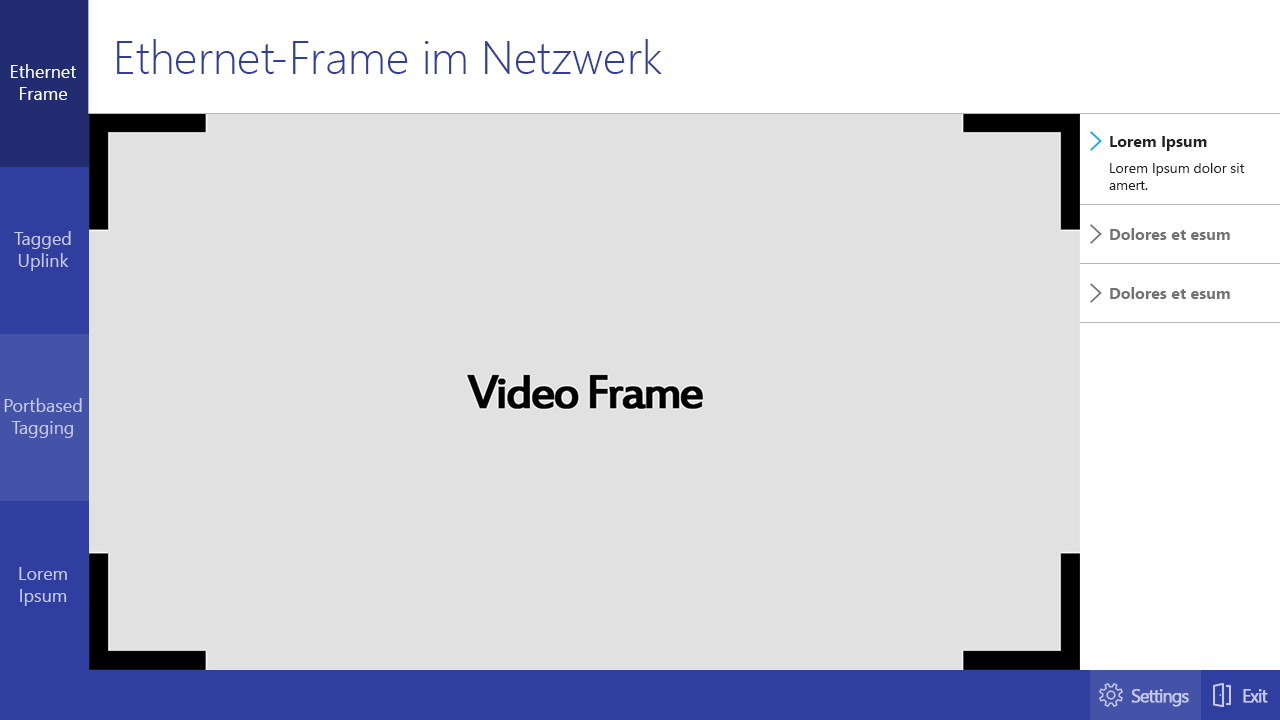
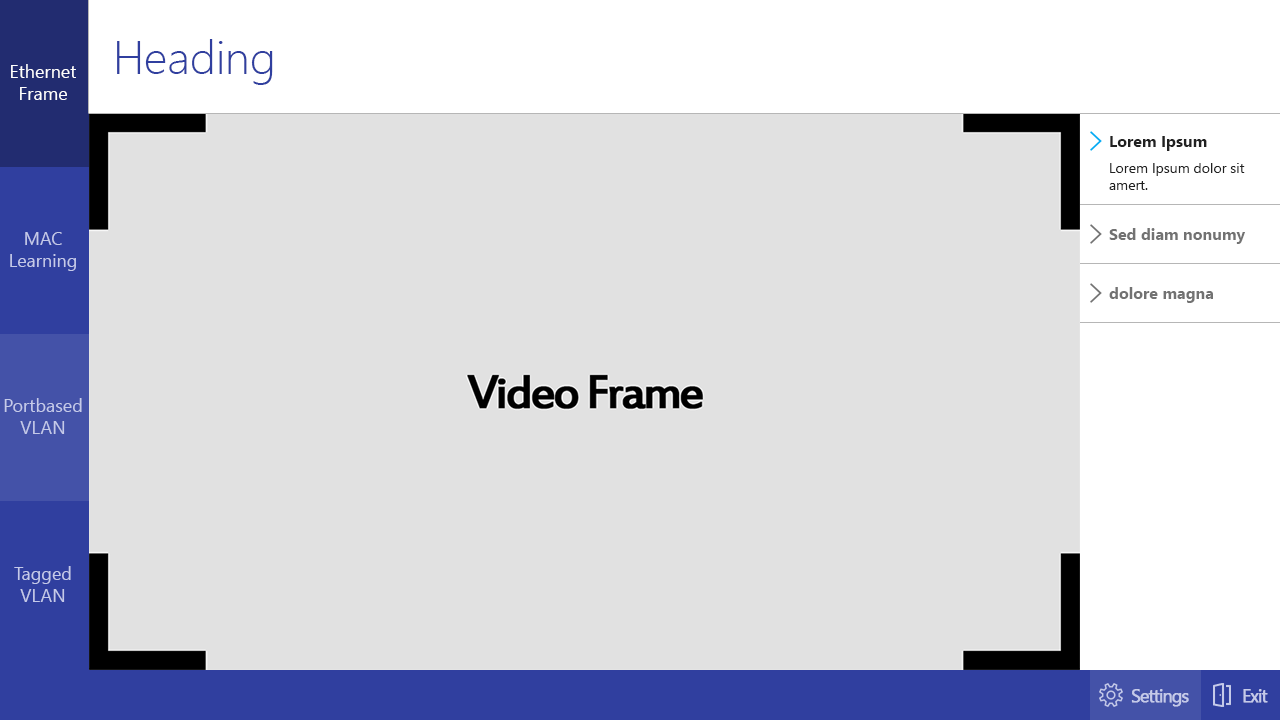
Before/after of a 1280 × 720 layered artwork. What changed in the layer stack:
renamed "Ethernet-Frame im Netzwerk" to "Heading", painted on it over 119, 39, 662, 85
renamed "Tagged Uplink" to "MAC Learning", painted on it over 10, 231, 76, 271
renamed "Portbased Tagging" to "Portbased VLAN", painted on it over 11, 421, 73, 438
renamed "Lorem Ipsum" to "Tagged VLAN", painted on it over 14, 566, 71, 606
renamed "Dolores et esum" to "Sed diam nonumy", painted on it over 1109, 228, 1245, 244
renamed "Dolores et esum" to "dolore magna", painted on it over 1109, 287, 1230, 303
